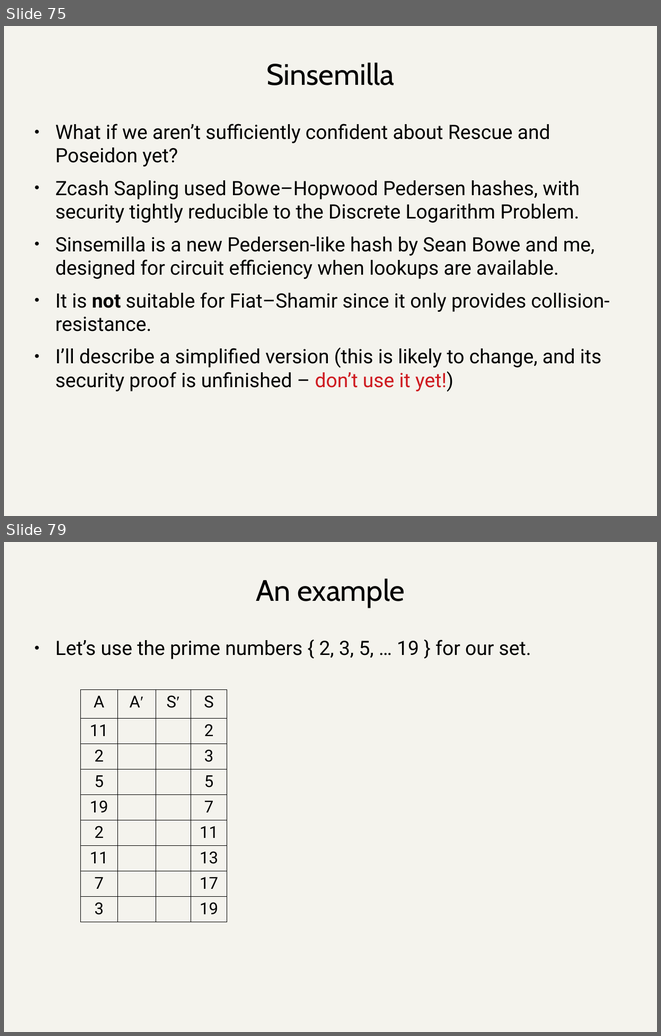
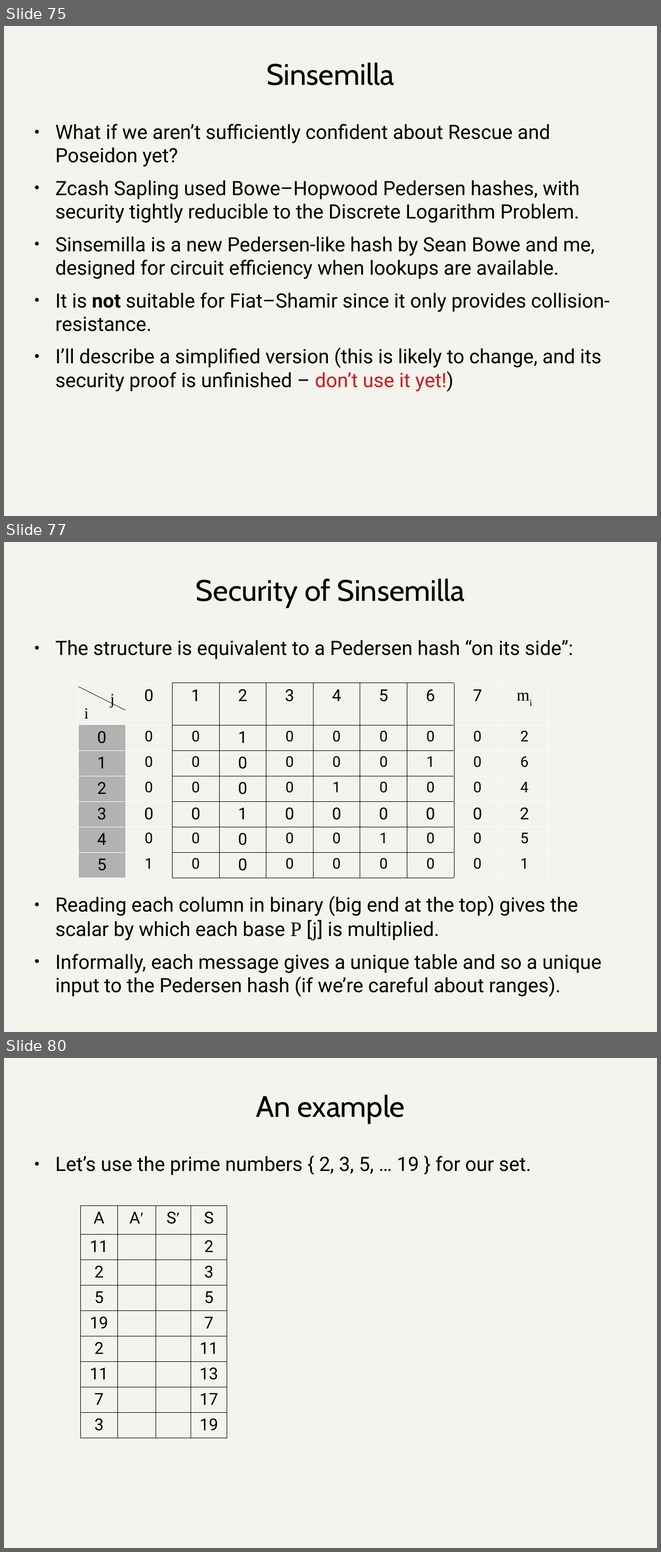
Before and after one commit to daira/halographs, a slide deck: deepdive.odp. Shown one above the other, each under a label of ours: slides 75 and 79 before the commit, slides 75, 77 and 80 after it; the slides between them are not shown. The pictures are 661x1036 and 661x1552 pixels, drawn with LibreOffice and Linux fonts; fonts in the diff are those of the drawing. Boxes give left, top, right and bottom in pixels: in the first picture for what was removed or moved away, otherwise in the second. Text is boxed around its words. In the diff, an @@ line names an element or a change of style, - is before the commit and + after.

Commit message:
Deep dive presentation: finish slides on Sinsemilla.

```diff
--- a/deepdive.odp
+++ b/deepdive.odp
@@ slide 77 added at box(4, 542, 657, 1032), background #F4F3ED @@
@@ title added at box(196, 579, 465, 607), 36 pt, text #000000 @@
+Security of Sinsemilla
@@ text added at box(55, 640, 573, 659), 24 pt, text #000000 @@
+● The structure is equivalent to a Pedersen hash “on its side”:
@@ table added at box(79, 683, 547, 873), 7 rows, 10 columns @@
+i j | 0 | 1 | 2 | 3 | 4 | 5 | 6 | 7 | mi
+0 | 0 | 0 | 1 | 0 | 0 | 0 | 0 | 0 | 2
+1 | 0 | 0 | 0 | 0 | 0 | 0 | 1 | 0 | 6
+2 | 0 | 0 | 0 | 0 | 1 | 0 | 0 | 0 | 4
+3 | 0 | 0 | 1 | 0 | 0 | 0 | 0 | 0 | 2
+4 | 0 | 0 | 0 | 0 | 0 | 1 | 0 | 0 | 5
+5 | 1 | 0 | 0 | 0 | 0 | 0 | 0 | 0 | 1
@@ line added from (79, 687) to (125, 709), #000000 0 pt @@
@@ text added at box(55, 896, 602, 997), 24 pt, text #000000 @@
+● Reading each column in binary (big end at the top) gives the scalar by which each base P [j] is multiplied.
+● Informally, each message gives a unique table and so a unique input to the Pedersen hash (if we’re careful about ranges).
@@ what was slide 79 is now slide 80 @@
```
Also in this commit, not shown: 9 slides changed, 2 other slides added, 1 slide removed, 1 other file.
